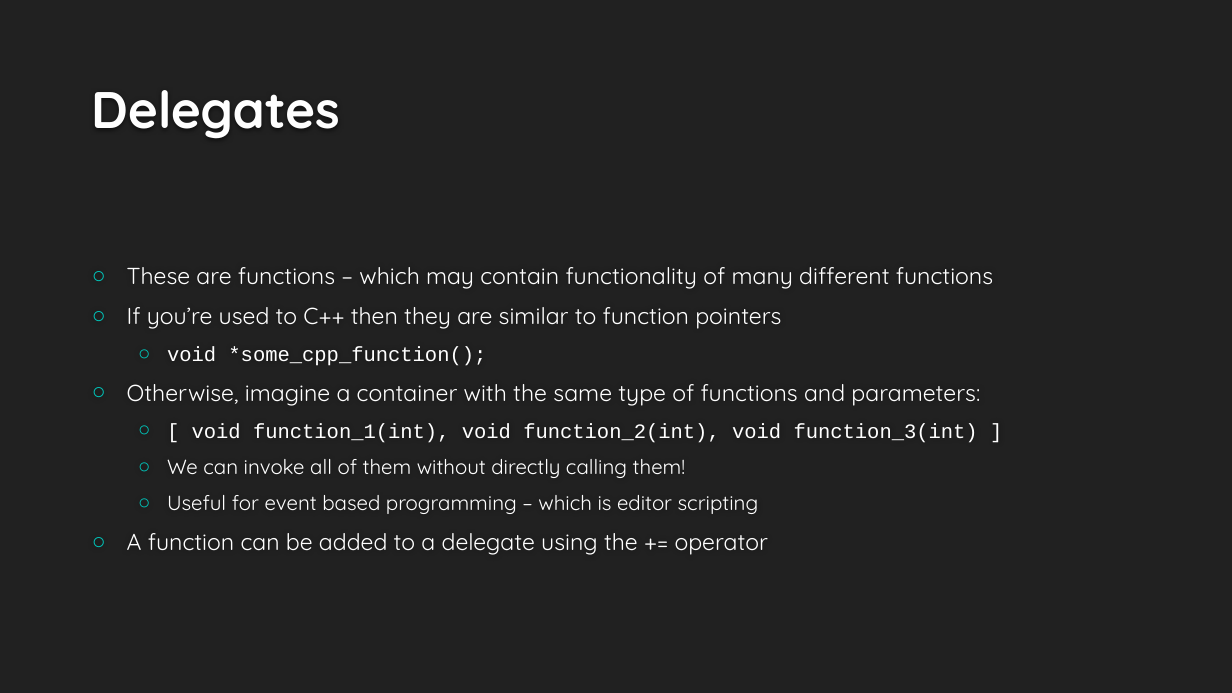
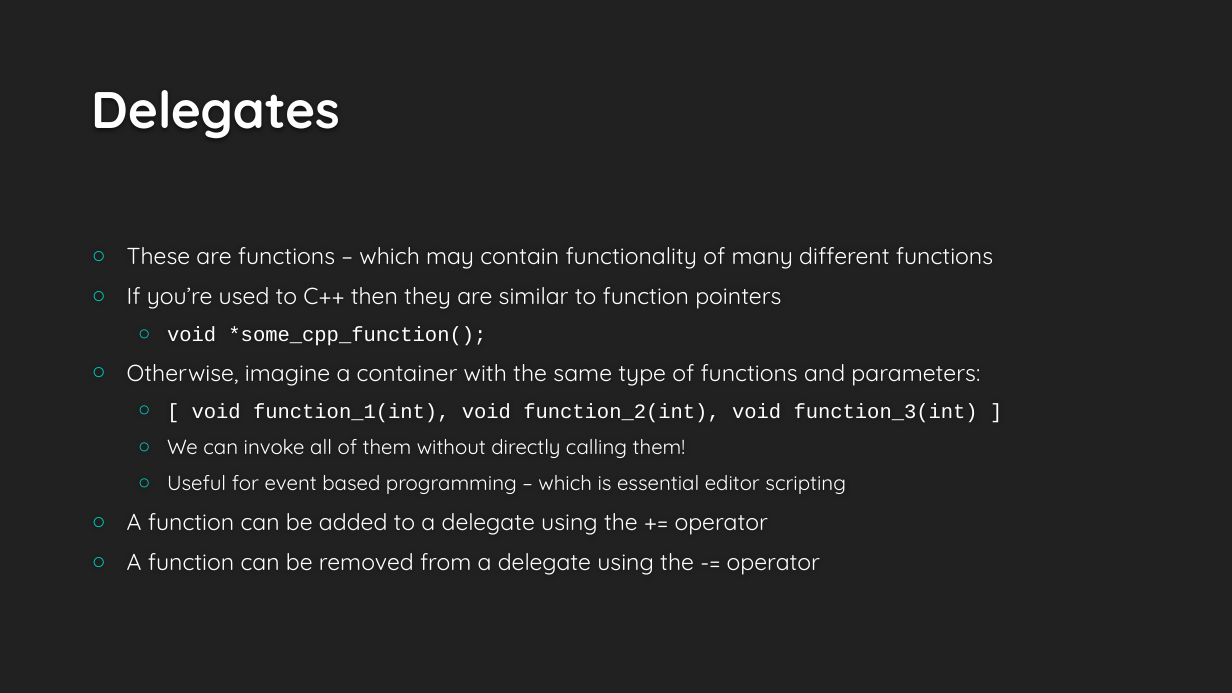
Before and after one commit to psuong/editor-scripting-class, a slide deck: slide 14 of Editor Scripting in Unity.pptx (slide 10 before the commit). Drawn at 1232x693 pixels with LibreOffice and Linux fonts; fonts in the diff are those of the drawing; background and template pictures are left out. Boxes give left, top, right and bottom in pixels: in the first picture for what was removed or moved away, otherwise in the second. Text is boxed around its words. In the diff, an @@ line names an element or a change of style, - is before the commit and + after.

```diff
--- a/Editor Scripting in Unity.pptx
+++ b/Editor Scripting in Unity.pptx
@@ text at [167, 475, 846, 494]: text changed @@
-  ○ Useful for event based programming – which is editor scripting
+  ○ Useful for event based programming – which is essential editor scripting
@@ text at [127, 553, 820, 575]: paragraph added @@
+○ A function can be removed from a delegate using the -= operator
```
Also in this commit, not shown: 6 other slides changed, 4 slides added, 5 other files.
